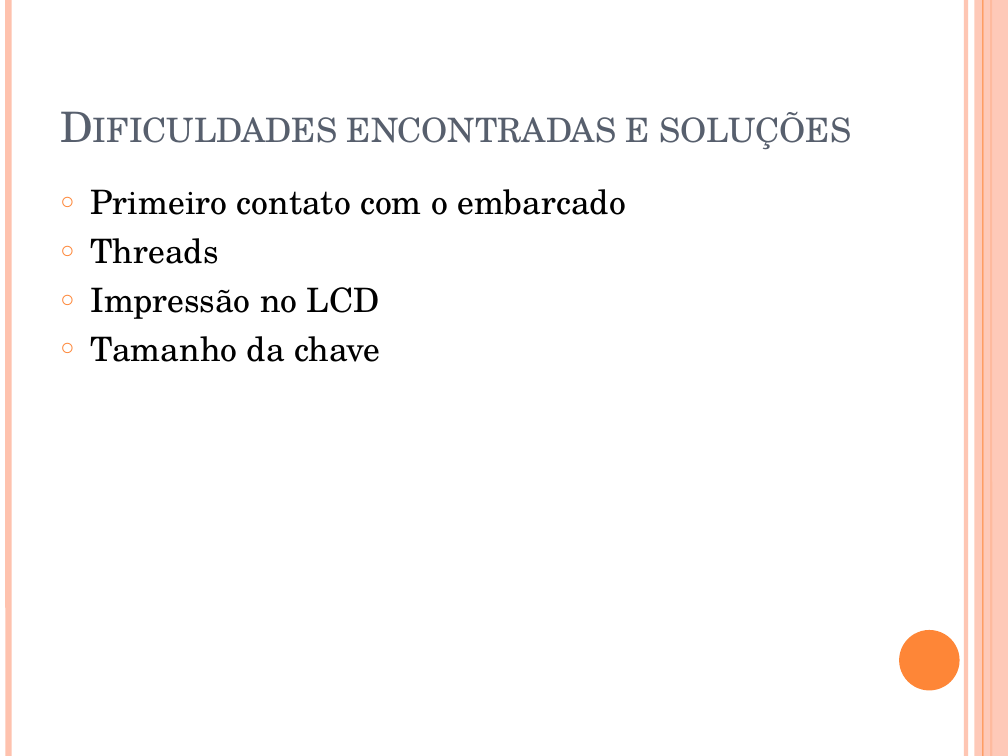
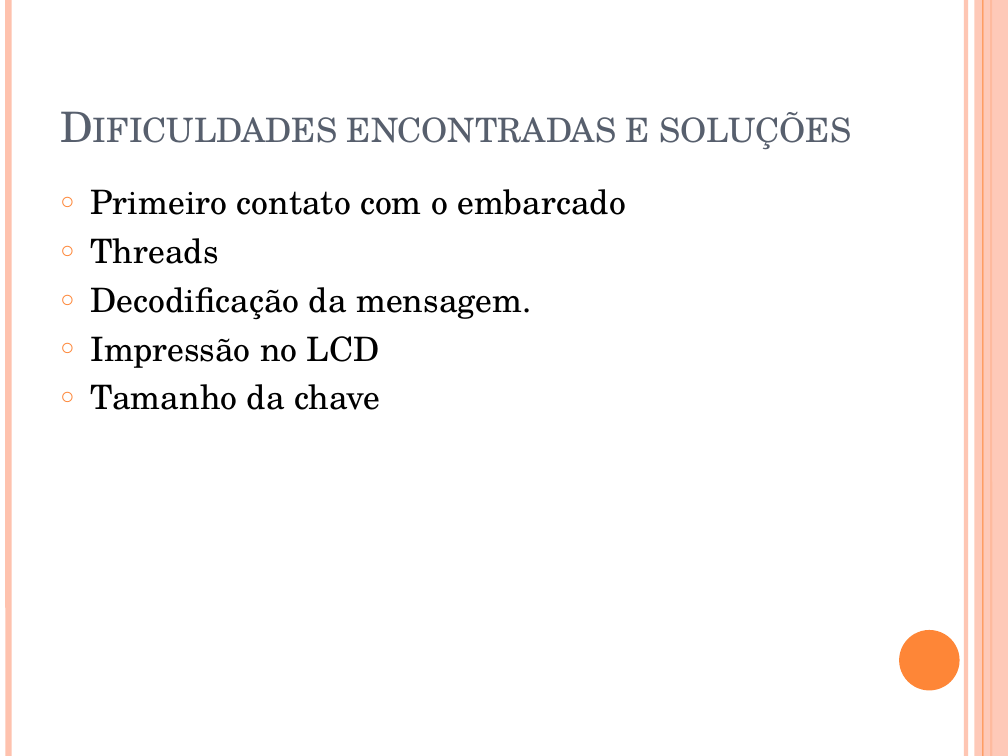
Before and after one commit to marlonprudente/SistemasEmbarcados, a slide deck: slide 5 of lab2.pptx. Drawn at 1008x756 pixels with LibreOffice and Linux fonts; fonts in the diff are those of the drawing. Boxes give left, top, right and bottom in pixels: in the first picture for what was removed or moved away, otherwise in the second. Text is boxed around its words. In the diff, an @@ line names an element or a change of style, - is before the commit and + after.

```diff
--- a/lab2.pptx
+++ b/lab2.pptx
@@ text at (91,287,531,320): paragraph added @@
+○ Decodificação da mensagem.
```
Also in this commit, not shown: 1 other slide changed.
